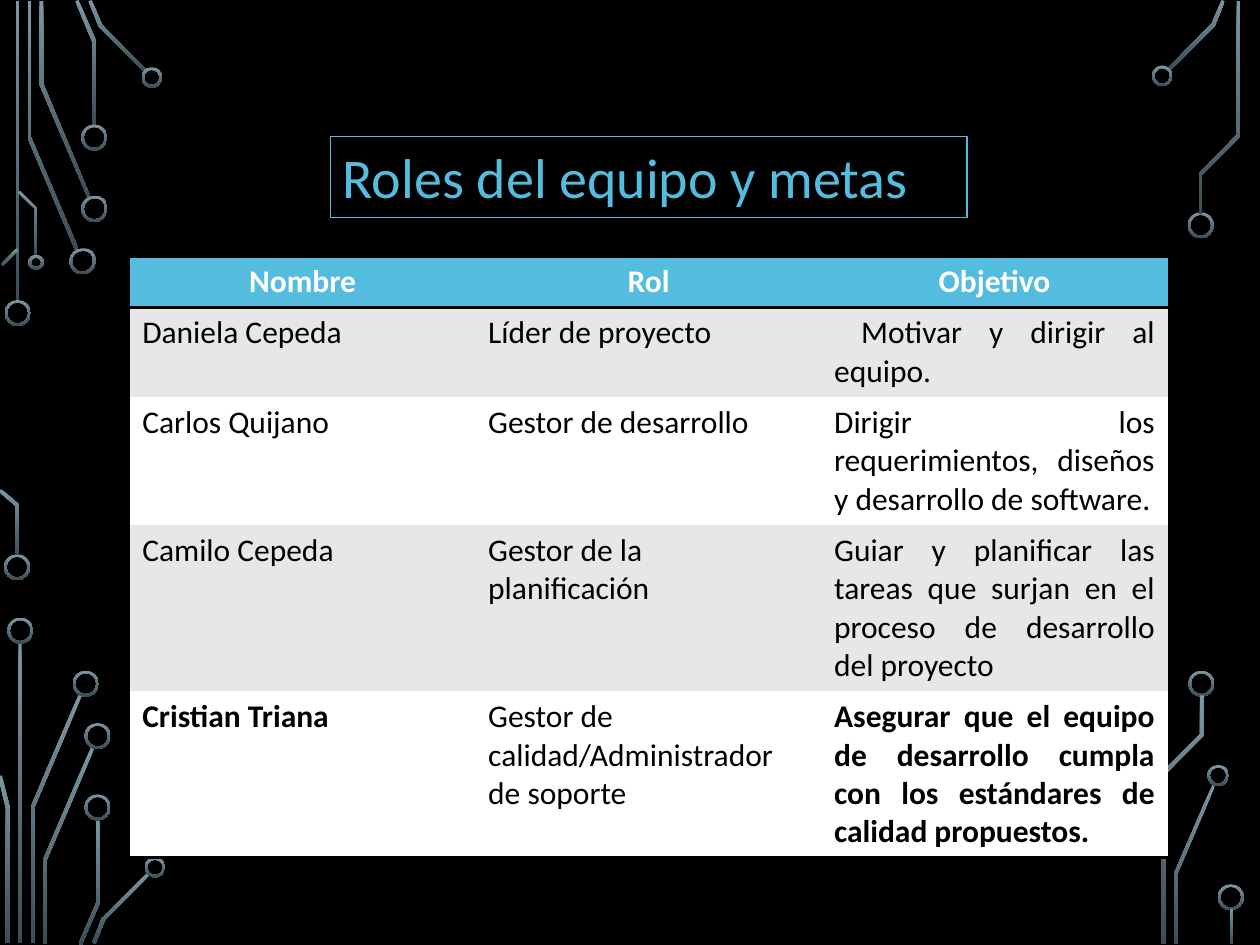
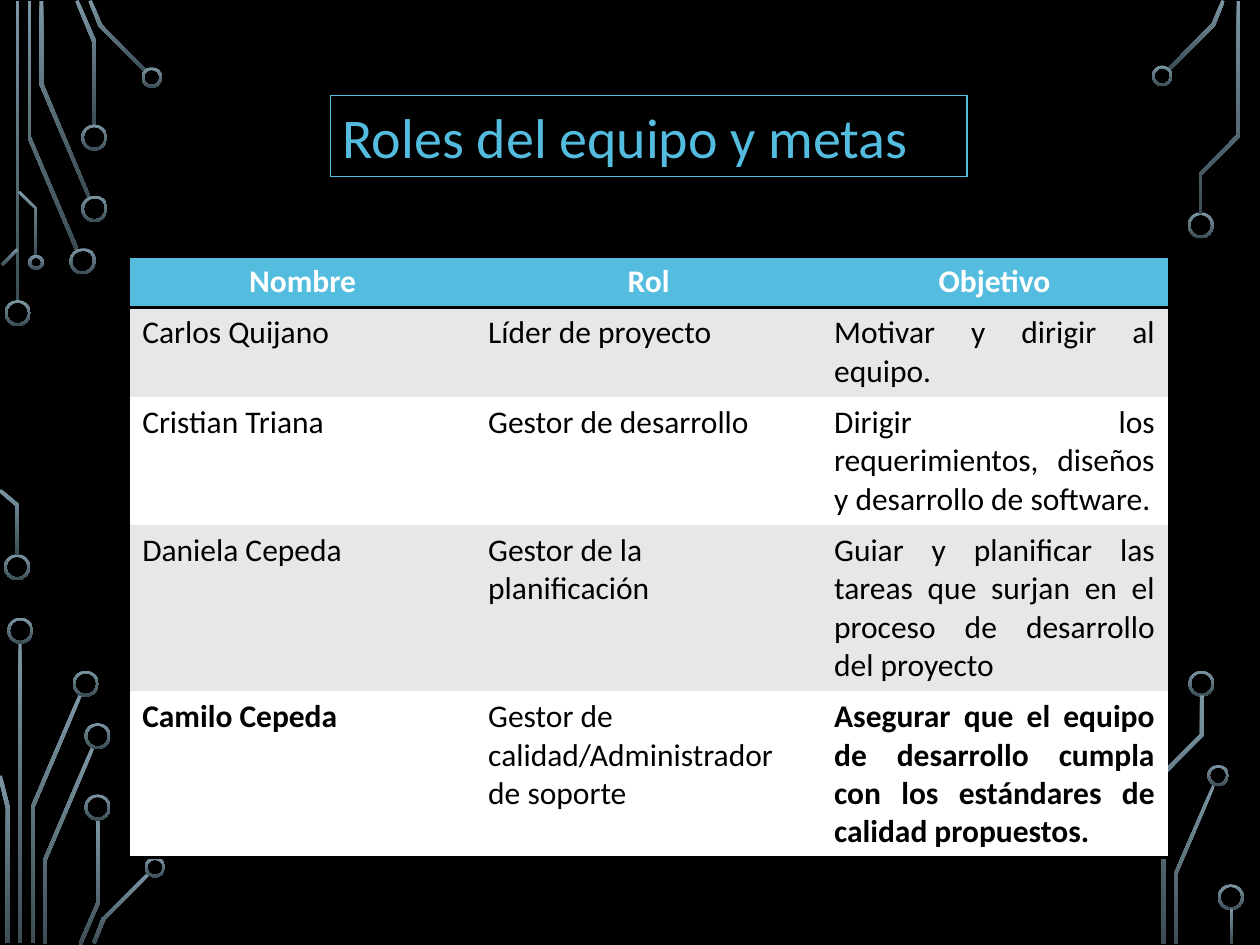
Before and after one commit to camiloXweird/IngenieriaDeSoftware, a slide deck: slide 5 of Documentos/Presentacion_PosmortemCiclo2.pptx. Drawn at 1260x945 pixels with LibreOffice and Linux fonts; fonts in the diff are those of the drawing; background and template pictures are left out. Boxes give left, top, right and bottom in pixels: in the first picture for what was removed or moved away, otherwise in the second. Text is boxed around its words. In the diff, an @@ line names an element or a change of style, - is before the commit and + after.

```diff
--- a/Documentos/Presentacion_PosmortemCiclo2.pptx
+++ b/Documentos/Presentacion_PosmortemCiclo2.pptx
@@ rectangle "Roles del equipo y metas": place and size @@
-rectangle "Roles del equipo y metas" at (330,137,966,218)
+rectangle "Roles del equipo y metas" at (330,96,966,176)
@@ table at (130,256,1169,851) @@
-row 2, column 1: Daniela Cepeda
+row 2, column 1: Carlos Quijano
-row 3, column 1: Carlos Quijano
+row 3, column 1: Cristian Triana
-row 4, column 1: Camilo Cepeda
+row 4, column 1: Daniela Cepeda
-row 5, column 1: Cristian Triana
+row 5, column 1: Camilo Cepeda
```
Also in this commit, not shown: 14 other slides changed, 4 slides added, 2 slides removed, 1 other file.
